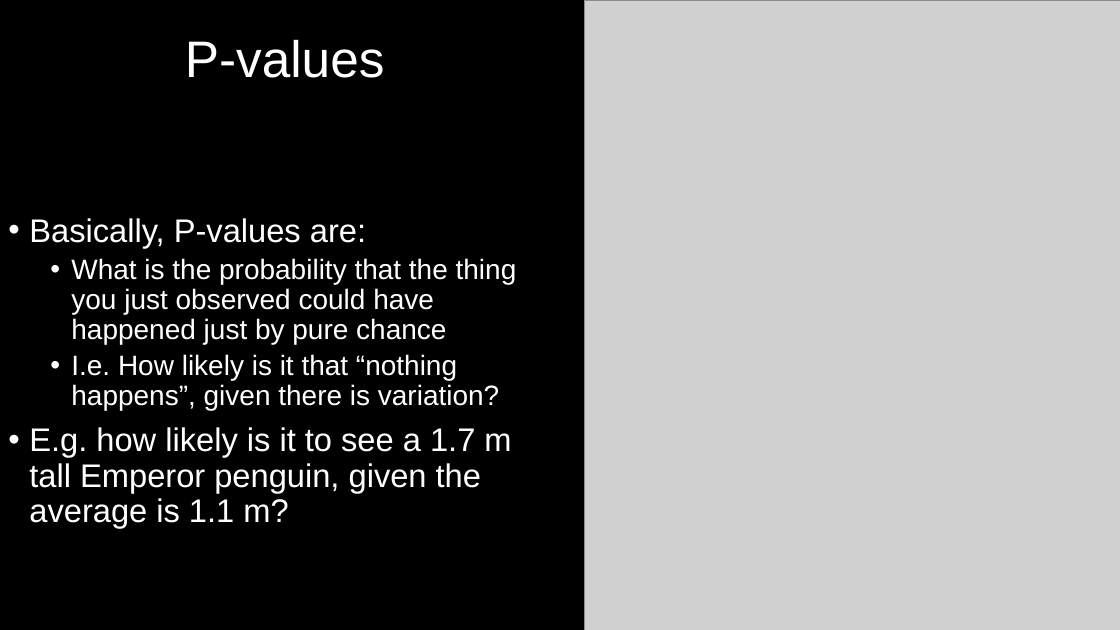
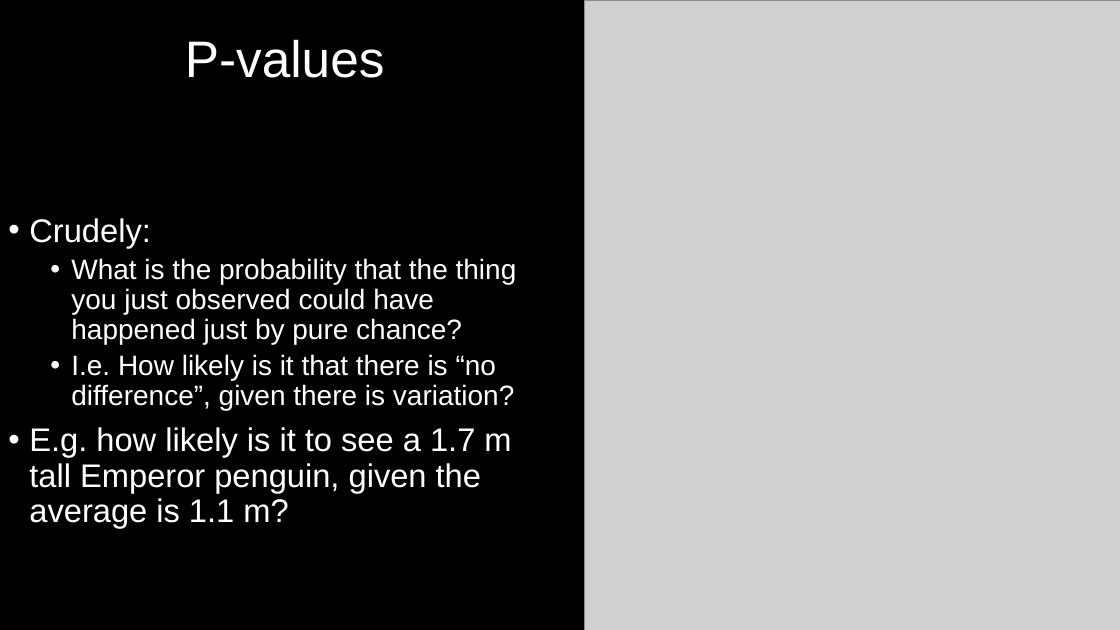
Before and after one commit to DeonRoos/stats-for-biologists, a slide deck: slide 9 of Lectures/Lecture 09.1 NHST.pptx (slide 11 before the commit). Drawn at 1120x630 pixels with LibreOffice and Linux fonts; fonts in the diff are those of the drawing; grey boxes stand for pictures. Boxes give left, top, right and bottom in pixels: in the first picture for what was removed or moved away, otherwise in the second. Text is boxed around its words. In the diff, an @@ line names an element or a change of style, - is before the commit and + after.

```diff
--- a/Lectures/Lecture 09.1 NHST.pptx
+++ b/Lectures/Lecture 09.1 NHST.pptx
@@ text at bbox=[29, 218, 517, 411]: text changed @@
-• Basically, P-values are:
-  • What is the probability that the thing you just observed could have happened just by pure chance
-  • I.e. How likely is it that “nothing happens”, given there is variation?
+• Crudely:
+  • What is the probability that the thing you just observed could have happened just by pure chance?
+  • I.e. How likely is it that there is “no difference”, given there is variation?
```
Also in this commit, not shown: 7 other slides changed, 1 slide added, 3 slides removed, 13 other files.
